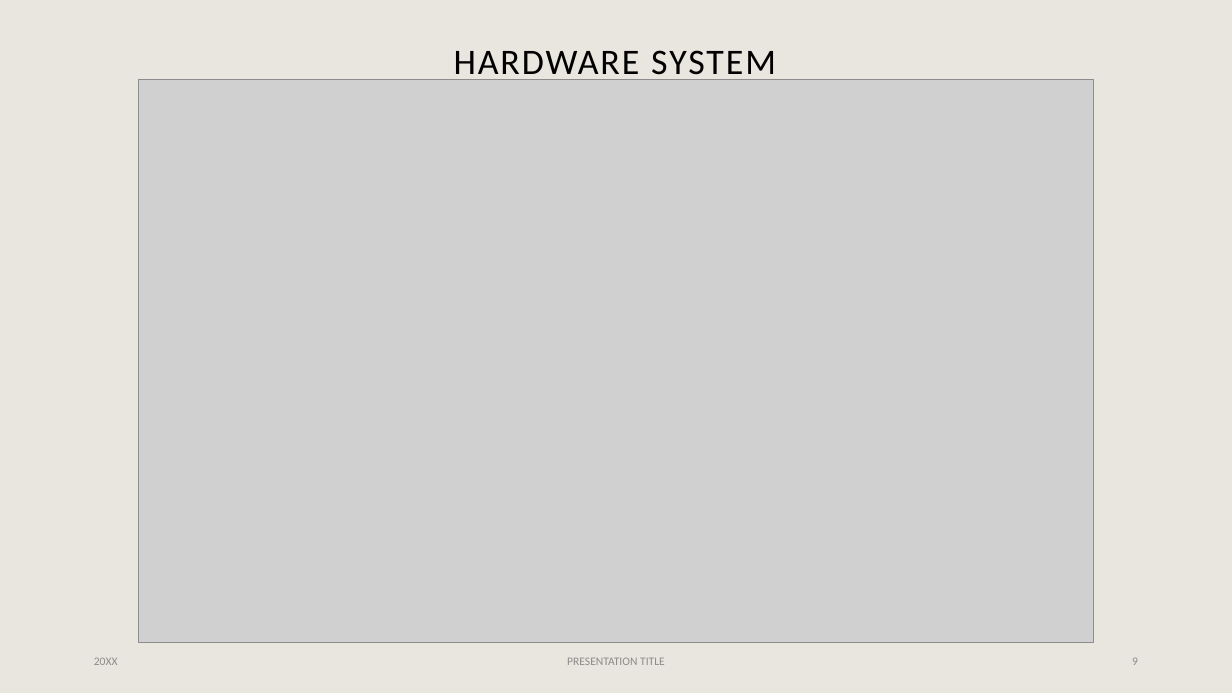
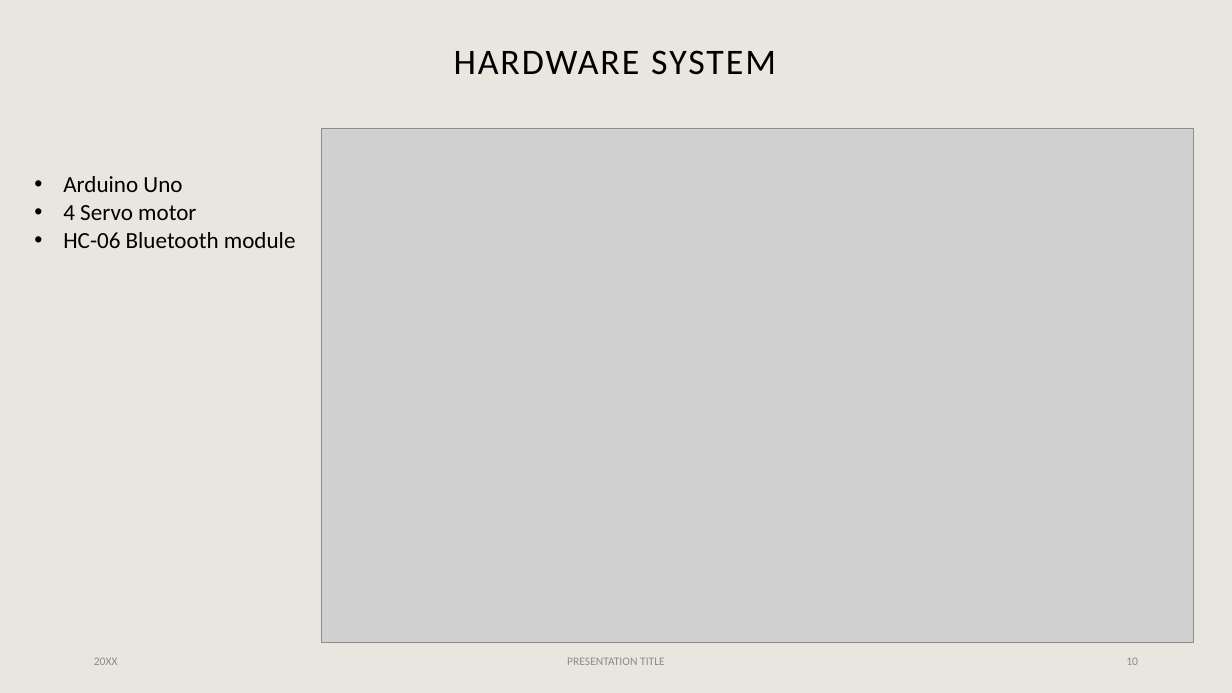
Before and after one commit to mhatch04140/Open-Sesame, a slide deck: slide 10 of System Documentation/Open Sesame.pptx (slide 9 before the commit). Drawn at 1232x693 pixels with LibreOffice and Linux fonts; fonts in the diff are those of the drawing; grey boxes stand for pictures. Boxes give left, top, right and bottom in pixels: in the first picture for what was removed or moved away, otherwise in the second. Text is boxed around its words. In the diff, an @@ line names an element or a change of style, - is before the commit and + after.

Commit message:
Updated presentation

```diff
--- a/System Documentation/Open Sesame.pptx
+++ b/System Documentation/Open Sesame.pptx
@@ picture: place and size @@
-picture at (139, 79, 1093, 642)
+picture at (322, 128, 1194, 642)
@@ text added at (63, 176, 296, 248), 18 pt, text #000000 @@
+• Arduino Uno
+• 4 Servo motor
+• HC-06 Bluetooth module
@@ page number at (1126, 658, 1138, 665): text changed @@
-9
+10
```
Also in this commit, not shown: 1 slide added.
